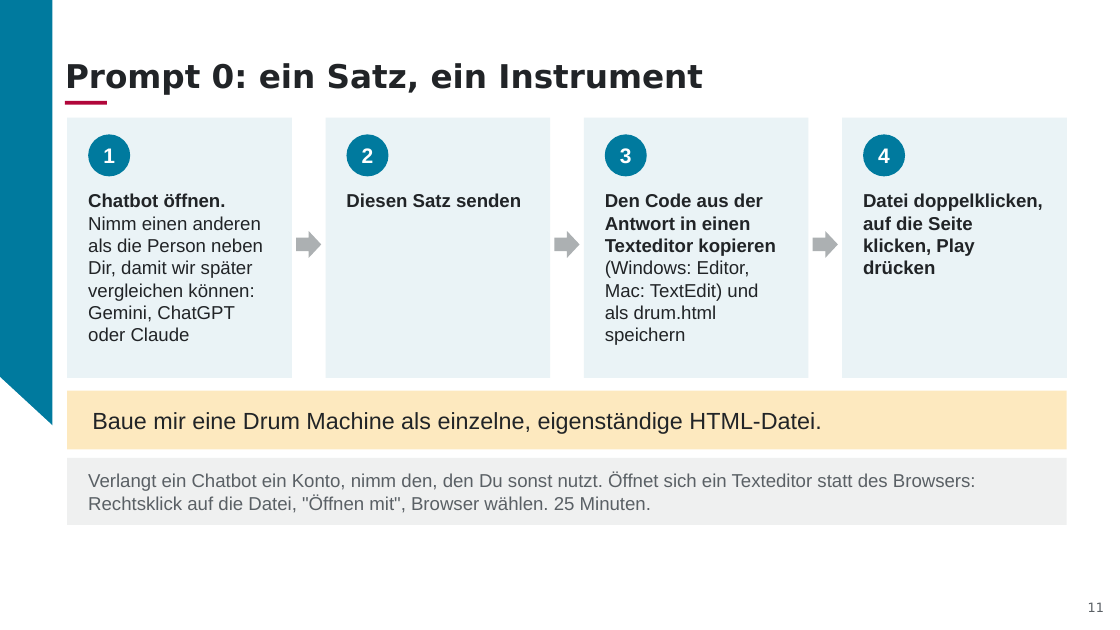
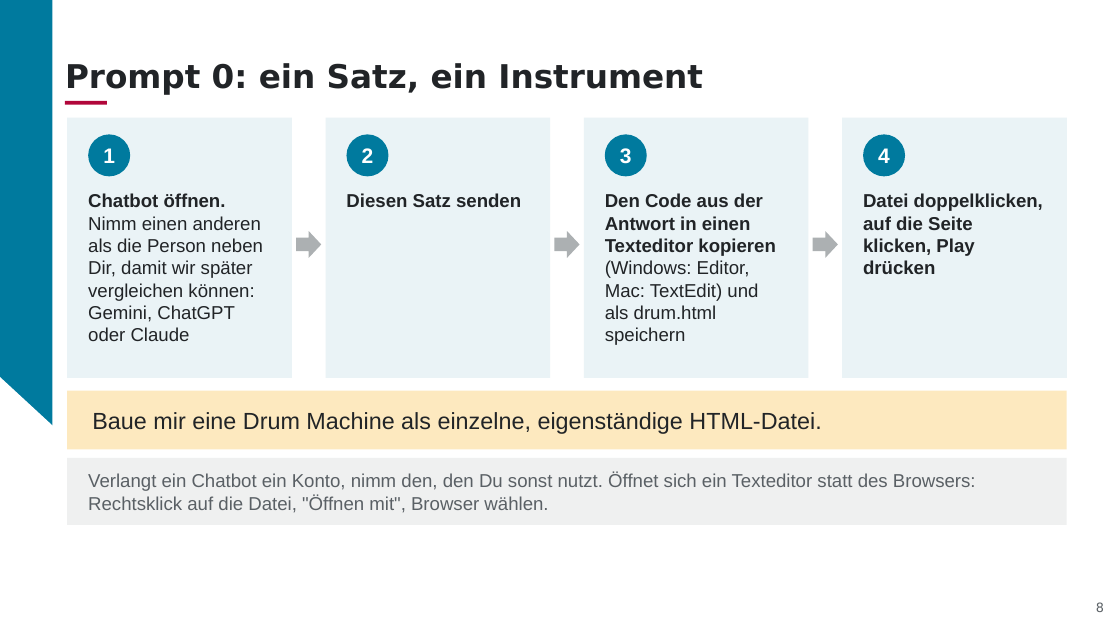
Before and after one commit to aihpi/workshop-rapid-prototyping, a slide deck: slide 8 of slides/01_workshop_rapid_prototyping_DE.pptx (slide 11 before the commit). Drawn at 1120x630 pixels with LibreOffice and Linux fonts; fonts in the diff are those of the drawing; background and template pictures are left out. Boxes give left, top, right and bottom in pixels: in the first picture for what was removed or moved away, otherwise in the second. Text is boxed around its words. In the diff, an @@ line names an element or a change of style, - is before the commit and + after.

```diff
--- a/slides/01_workshop_rapid_prototyping_DE.pptx
+++ b/slides/01_workshop_rapid_prototyping_DE.pptx
@@ text in rectangle at <box>88,473,976,512</box>: text changed @@
-Verlangt ein Chatbot ein Konto, nimm den, den Du sonst nutzt. Öffnet sich ein Texteditor statt des Browsers: Rechtsklick auf die Datei, "Öffnen mit", Browser wählen. 25 Minuten.
+Verlangt ein Chatbot ein Konto, nimm den, den Du sonst nutzt. Öffnet sich ein Texteditor statt des Browsers: Rechtsklick auf die Datei, "Öffnen mit", Browser wählen.
@@ page number at <box>1096,602,1104,612</box>: text changed @@
-11
+8
```
Also in this commit, not shown: 6 other slides changed, 6 slides added, 17 slides removed, 1 other file.
